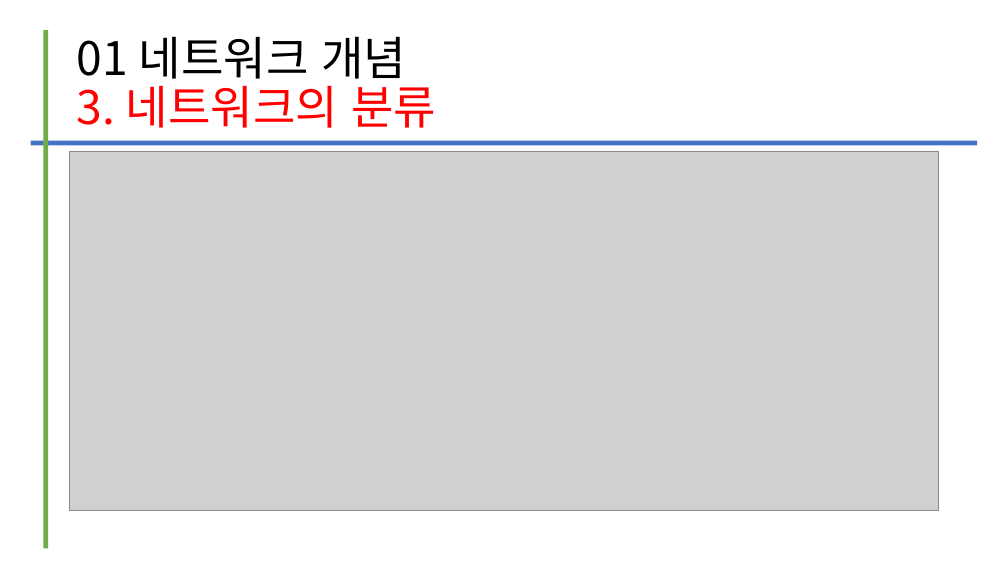
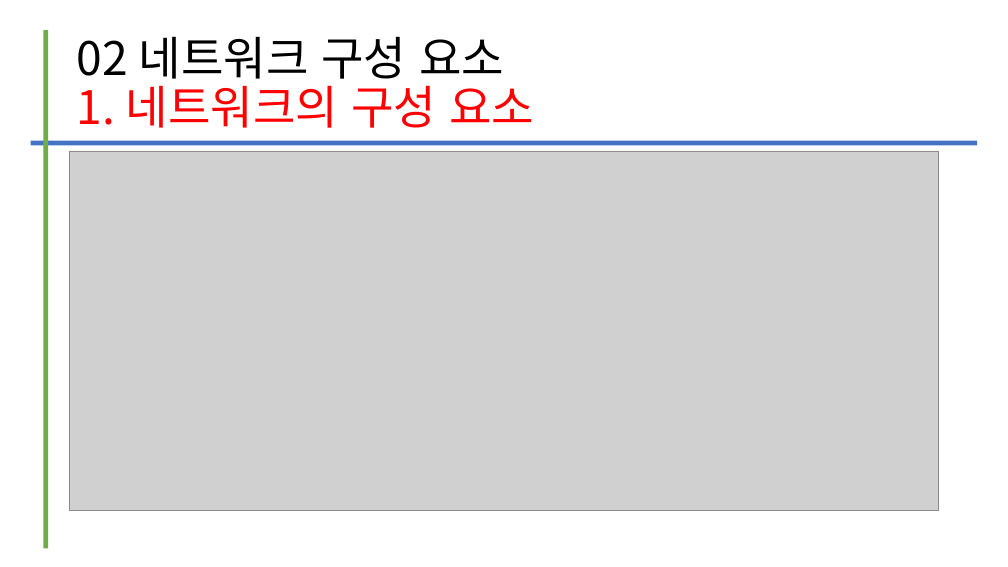
Before and after one commit to kig2929kig/2025-1-network, a slide deck: slide 41 of 컴퓨터 네트워크 - I. 네트워크의 이해.ppt (slide 29 before the commit). Drawn at 1008x567 pixels with LibreOffice and Linux fonts; fonts in the diff are those of the drawing; grey boxes stand for pictures. Boxes give left, top, right and bottom in pixels: in the first picture for what was removed or moved away, otherwise in the second. Text is boxed around its words. In the diff, an @@ line names an element or a change of style, - is before the commit and + after.

```diff
--- a/컴퓨터 네트워크 - I. 네트워크의 이해.ppt
+++ b/컴퓨터 네트워크 - I. 네트워크의 이해.ppt
@@ title at <box>77,36,534,128</box>: text changed @@
-01 네트워크 개념
-3. 네트워크의 분류
+02 네트워크 구성 요소
+1. 네트워크의 구성 요소
```
Also in this commit, not shown: 1 other slide changed, 12 slides added.
